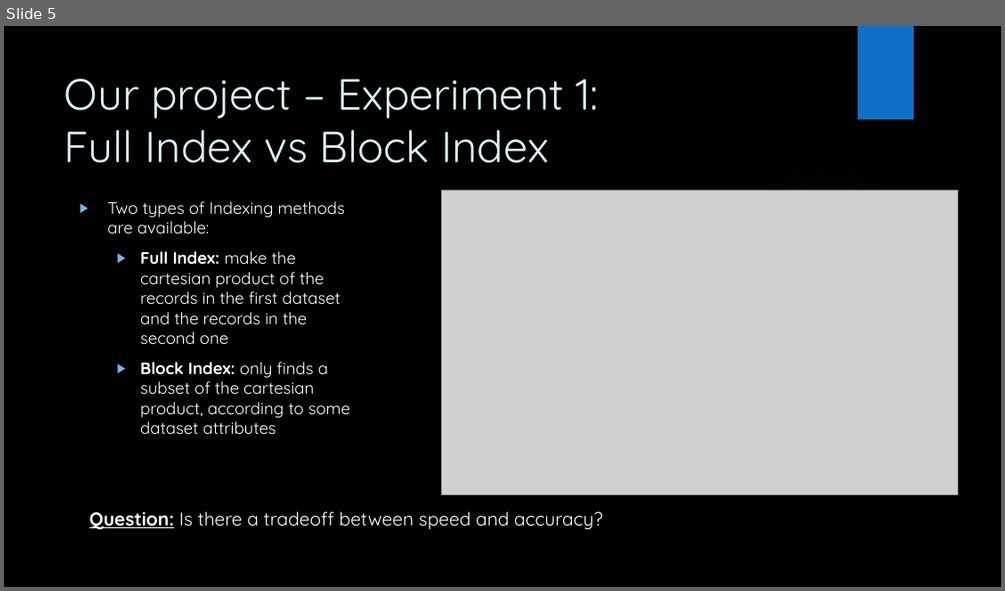
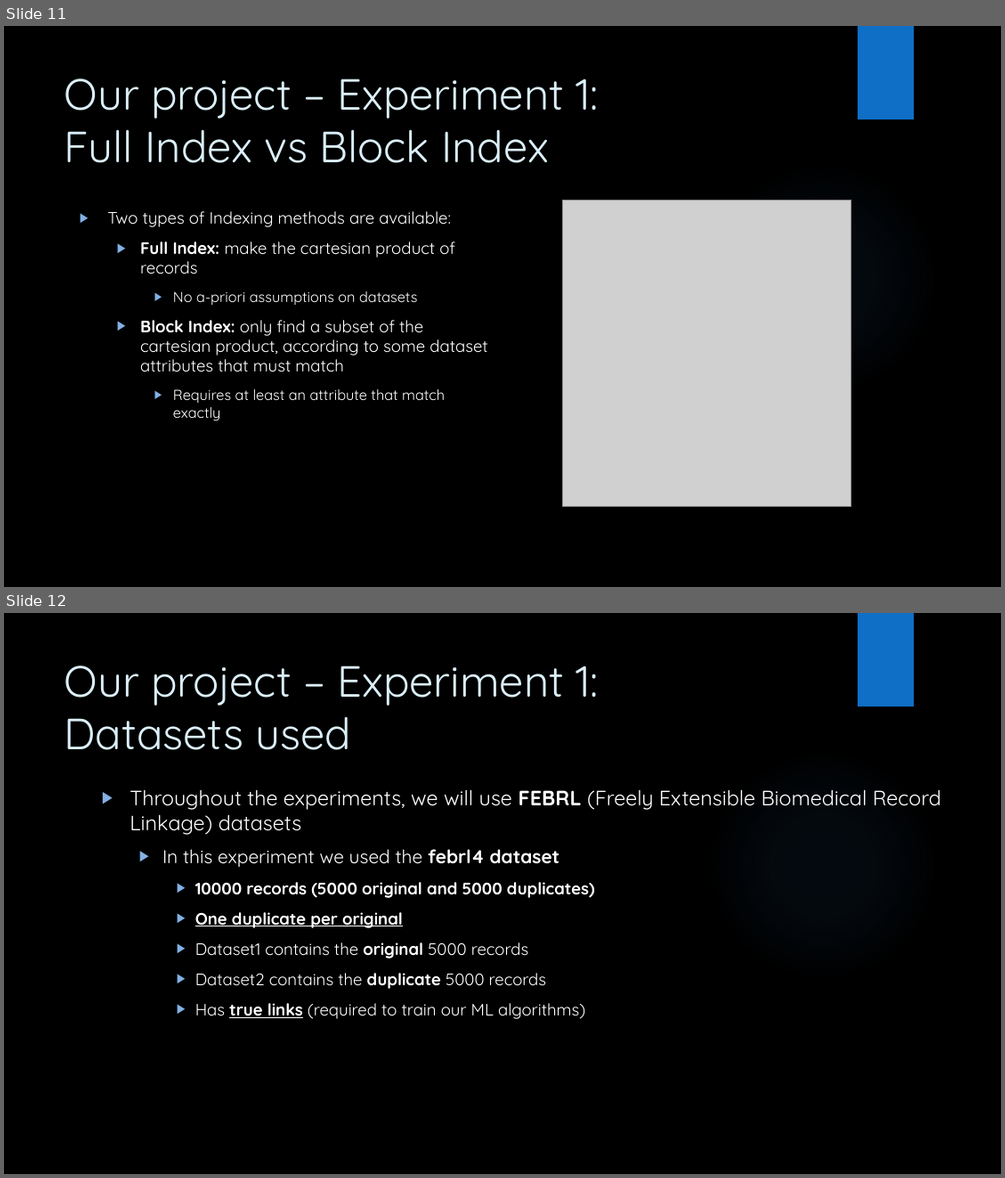
Before and after one commit to frenkowski/ML_aided_RecordLinkage, a slide deck: slides/Machine Learning aided Record Linkage.pptx. Shown one above the other, each under a label of ours: slide 5 before the commit, slides 11 and 12 after it. The pictures are 1005x591 and 1005x1178 pixels, drawn with LibreOffice and Linux fonts; fonts in the diff are those of the drawing; grey boxes stand for pictures; background and template pictures are left out. Boxes give left, top, right and bottom in pixels: in the first picture for what was removed or moved away, otherwise in the second. Text is boxed around its words. In the diff, an @@ line names an element or a change of style, - is before the commit and + after.

```diff
--- a/slides/Machine Learning aided Record Linkage.pptx
+++ b/slides/Machine Learning aided Record Linkage.pptx
@@ slide 12 added at (x1=4, y1=613, x2=1001, y2=1174), background picture (left out); not listed: 2 template elements that a slide beside it also shows @@
@@ title added at (x1=65, y1=666, x2=598, y2=750), 42 pt, text #DBEFF9 @@
+Our project – Experiment 1:
+Datasets used
@@ text added at (x1=129, y1=789, x2=941, y2=1019), 16 pt, text #FFFFFF @@
+▶ Throughout the experiments, we will use FEBRL (Freely Extensible Biomedical Record Linkage) datasets
+  ▶ In this experiment we used the febrl4 dataset
+    ▶ 10000 records (5000 original and 5000 duplicates)
+    ▶ One duplicate per original
+    ▶ Dataset1 contains the original 5000 records
+    ▶ Dataset2 contains the duplicate 5000 records
+    ▶ Has true links (required to train our ML algorithms)
@@ what was slide 5 is now slide 11 @@
@@ slide 11 changed as well @@
@@ text "Two types of Indexing methods ..." moved from (x1=107, y1=201, x2=350, y2=435) to (x1=107, y1=211, x2=487, y2=421) @@
@@ picture resized from (x1=442, y1=190, x2=958, y2=494) to (x1=563, y1=200, x2=852, y2=506) @@
@@ text at (x1=140, y1=241, x2=487, y2=421): text changed @@
-  ▶ Full Index: make the cartesian product of the records in the first dataset and the records in the second one
-  ▶ Block Index: only finds a subset of the cartesian product, according to some dataset attributes
+  ▶ Full Index: make the cartesian product of records
+    ▶ No a-priori assumptions on datasets
+  ▶ Block Index: only find a subset of the cartesian product, according to some dataset attributes that must match
+    ▶ Requires at least an attribute that match exactly
@@ text removed at (x1=89, y1=511, x2=602, y2=530) @@
-Question: Is there a tradeoff between speed and accuracy?
```
Also in this commit, not shown: 5 other slides changed, 23 other slides added, 3 other files.
